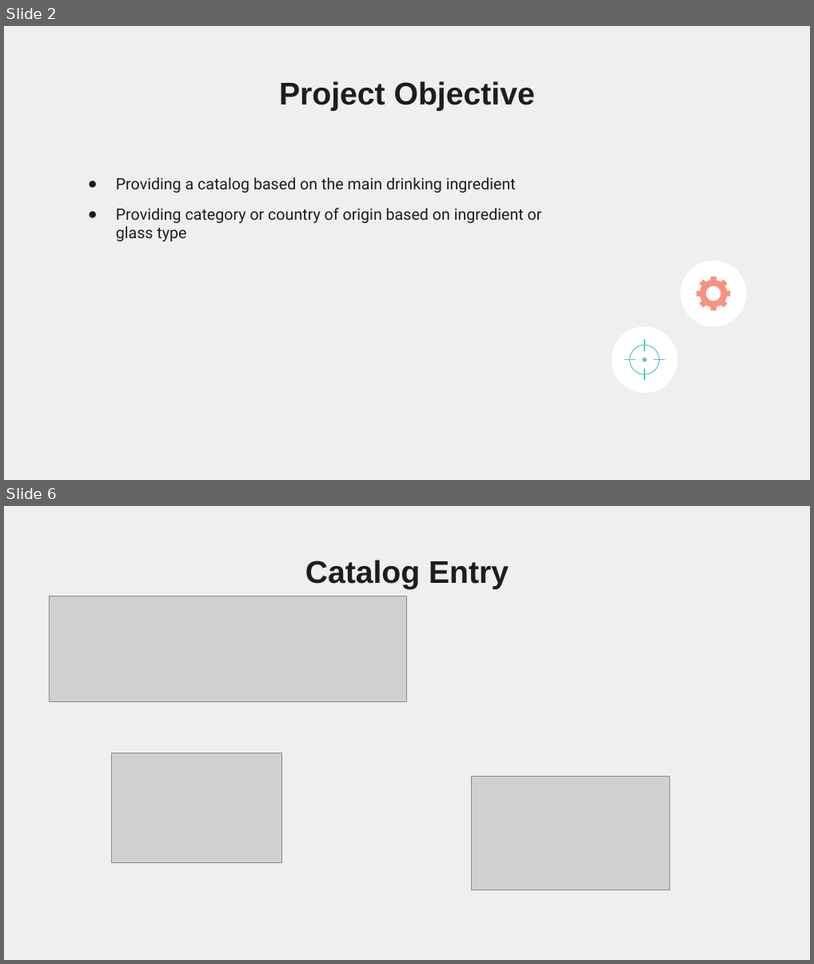
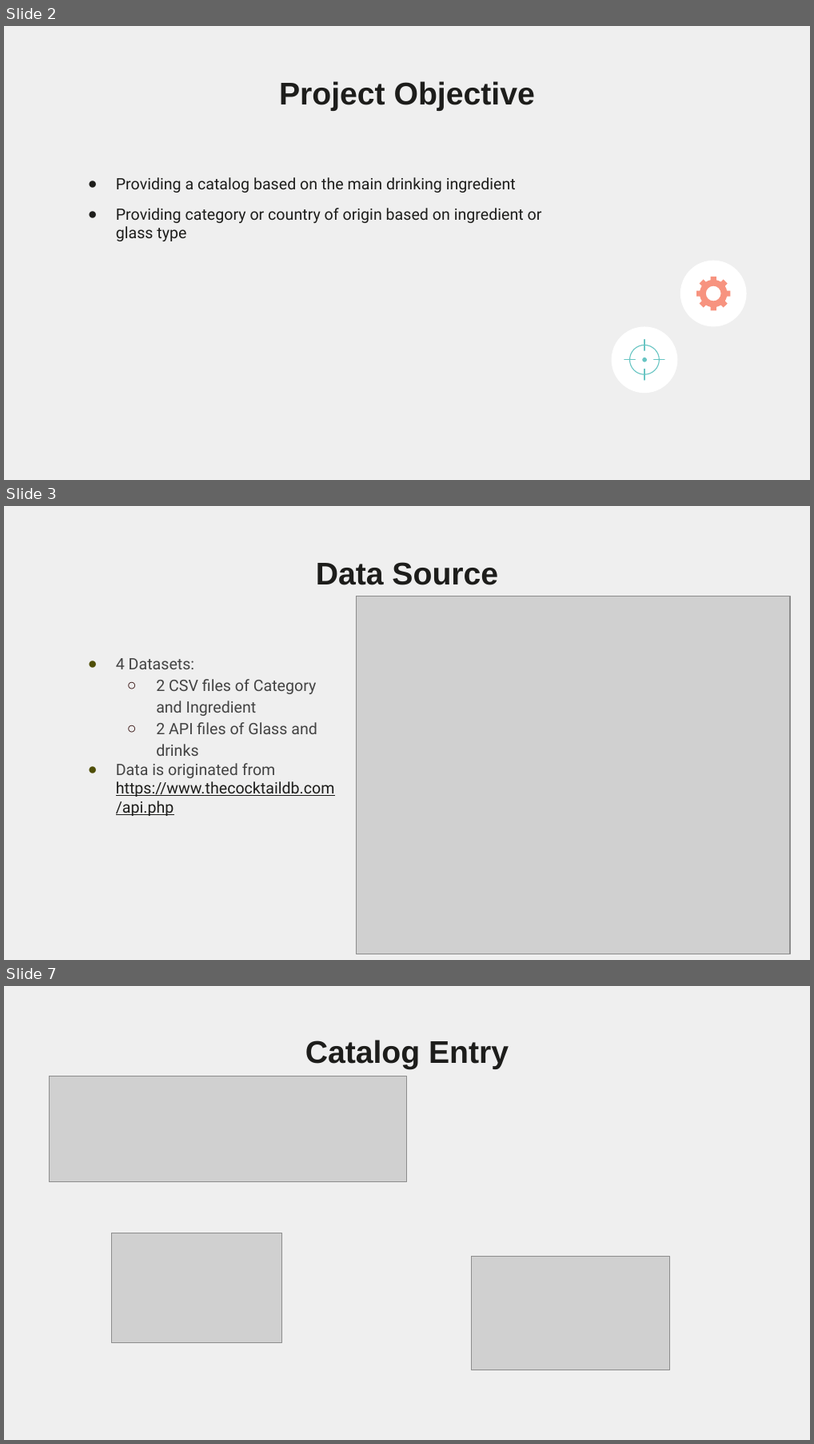
Before and after one commit to mmoran90/ADS507, a slide deck: Drinks Catalog.pptx. Shown one above the other, each under a label of ours: slides 2 and 6 before the commit, slides 2, 3 and 7 after it; the slides between them are not shown. The pictures are 814x964 and 814x1444 pixels, drawn with LibreOffice and Linux fonts; fonts in the diff are those of the drawing; grey boxes stand for pictures. Boxes give left, top, right and bottom in pixels: in the first picture for what was removed or moved away, otherwise in the second. Text is boxed around its words. In the diff, an @@ line names an element or a change of style, - is before the commit and + after.

Commit message:
Turn off - strAdultDrink & Update ppt

```diff
--- a/Drinks Catalog.pptx
+++ b/Drinks Catalog.pptx
@@ slide 3 added at (x1=4, y1=506, x2=810, y2=960), background #EFEFEF @@
@@ title added at (x1=316, y1=562, x2=498, y2=585), 28 pt, text #1D1D1B, bold @@
+Data Source
@@ picture added at (x1=356, y1=596, x2=790, y2=953) @@
@@ text added at (x1=116, y1=658, x2=335, y2=816), 14 pt, text #434343 @@
+● 4 Datasets:
+  ○ 2 CSV files of Category and Ingredient
+  ○ 2 API files of Glass and drinks
+● Data is originated from https://www.thecocktaildb.com/api.php
@@ what was slide 6 is now slide 7 @@
```
Also in this commit, not shown: 1 slide changed, 2 other slides added, 2 slides removed, 2 other files.
